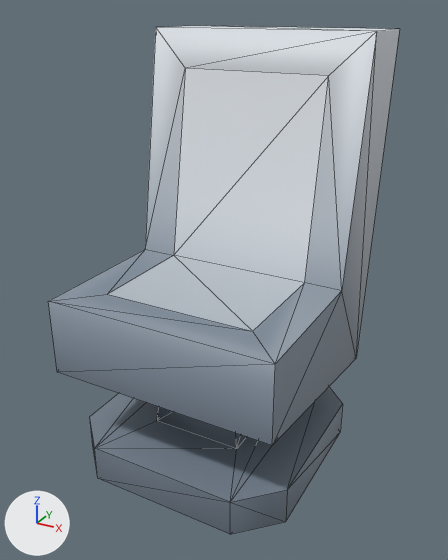
The glTF model client/public/assets/kenney-station/chair-cushion.glb, before and after one commit.
The view is the same before and after, from a 50 mm camera at (0.362, -0.666, 0.575) aimed at (0.002, -0.012, 0.248). Arrows for +X, +Y and +Z are at lower left; the lights stay in place. The older version comes first. Mesh edges are drawn as thin lines. Where no turn or scale is listed for an object, it has been applied to the vertices. Vertices at exactly the same position are counted once.

Names of what the first picture shows: 'chair-cushion'.
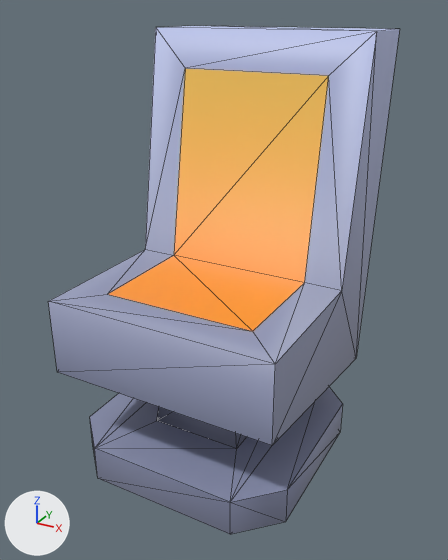
What changed in the scene script:
```text
Change me_chair_cushion:
    where me_chair_cushion.from_pydata(...)  # 42 vertices, 74 faces; spans x -0.15..0.15, y -0.175..0.175, z -0.275..0.275
    used by ob_chair_cushion; location = (0.0, 0.0, 0.275)
    me_chair_cushion part 1: 59 faces centred in x -0.15..0.15, y -0.175..0.142, z -0.275..0.025 are repainted in the vertex colours; the middle colour goes from greyish blue #7d8a98 to greyish blue #9197b6
    me_chair_cushion part 2: 15 faces centred in x -0.15..0.15, y -0.075..0.158, z -0.025..0.275 are repainted in the vertex colours; the middle colour goes from light grey #d0d6dc to blue #bfc0e6
```

Boxes (x1, y1, x2, y2) around the edits, measured in the pictures (448 x 560 px):
part 1 of me_chair_cushion, recoloured
    both: (48, 34, 377, 534)
part 2 of me_chair_cushion, recoloured
    both: (108, 26, 400, 331)
